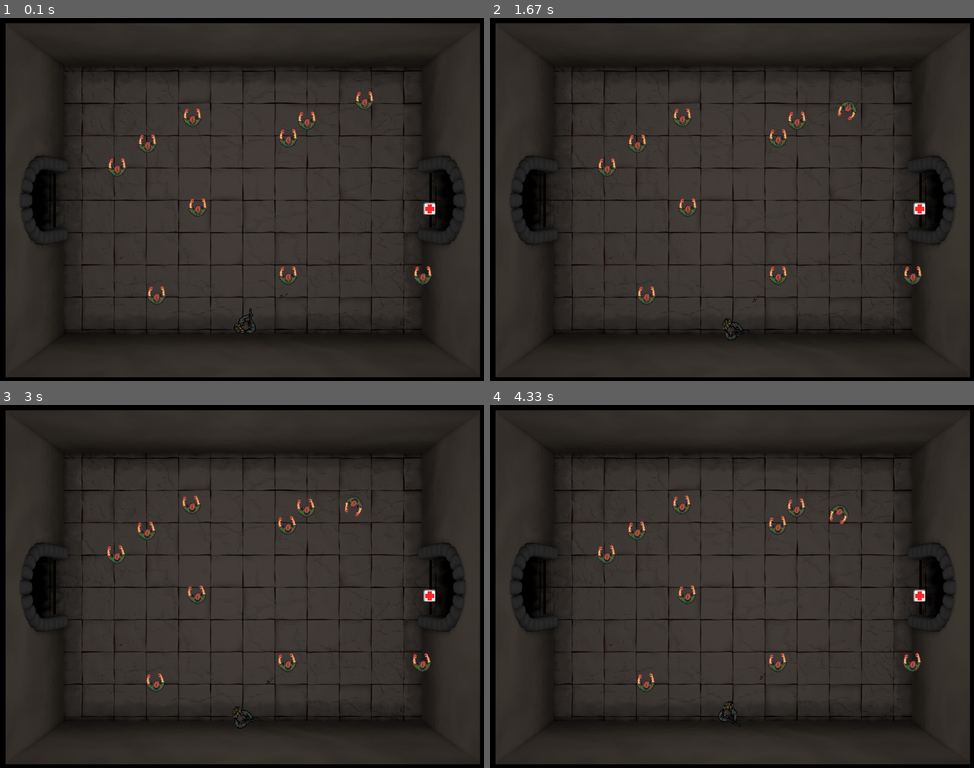
Above: before the commit, frames 1-4 (two rows, left to right).
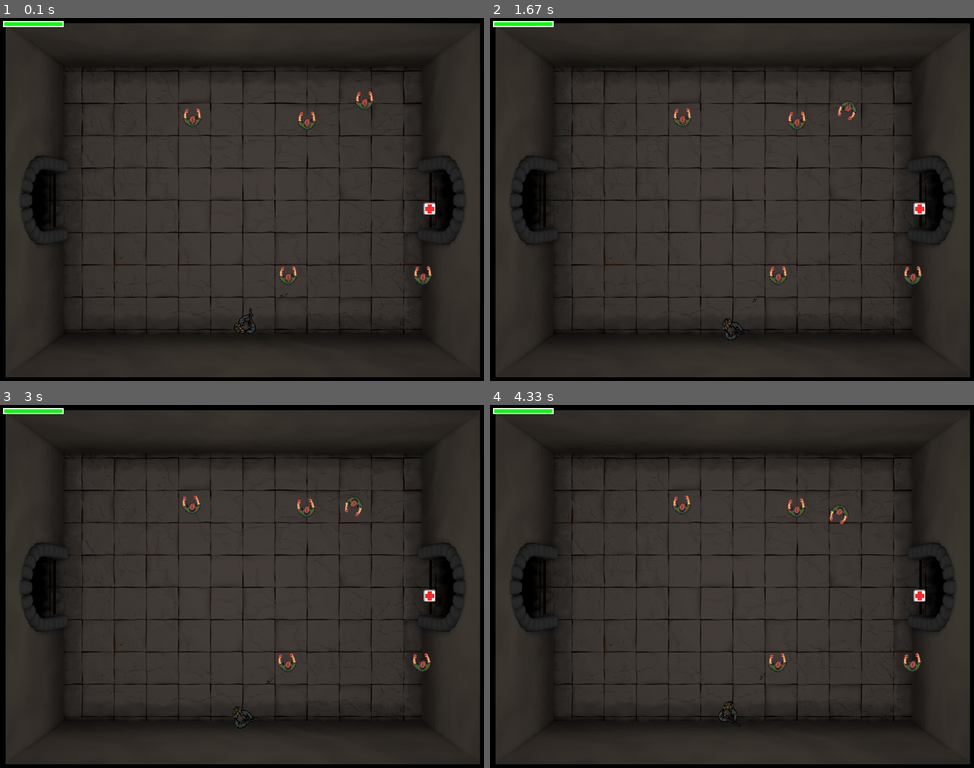
Above: after the commit, the same moments.

Repository: ArtMurMax/PhysTech_Game_project_DooM
Game: pygame game, started from DooM_main.py
Same seed, same stepped clock (60 frames per second), same inputs: the game is played once before the commit and once after it.
Inputs:
- Up to frame 1 (0.1 s): no input
- Up to frame 2 (1.67 s): hold Right 0.33-0.8 s; hold Right 0.83-1.3 s; hold D 0.83-1.3 s; hold Left from 1.33 s (still down); hold A from 1.33 s (still down)
- Up to frame 3 (3 s): release Left at 1.87 s; release A at 1.87 s; hold Left 1.9-2.3 s; hold A 1.9-2.3 s; hold Right 2.33-2.97 s; hold D 2.33-2.97 s
- Up to frame 4 (4.33 s): hold Left 3-3.47 s; hold A 3-3.47 s; hold Right 3.5-3.97 s; hold D 3.5-3.97 s; hold Right from 4 s (still down); hold D from 4 s (still down)

The runs differ from the first frame. In frame 1, 0.7% of the frame differs, in the area x 0-62%, y 0-80%; in frame 2, 0.7%; in frame 3, 0.7%; in frame 4, 0.7%.

Commit message:
Added hp.

Diff:
--- a/DooM_consts.py
+++ b/DooM_consts.py
@@ -18,9 +18,9 @@
 START = ('start', 5)
 PR_LOC = START
 LOCATIONS = {
-    ('start', 5): [-1, ('r1', 5), -1, ('r11', 12), 10],
-    ('r1', 5): [-1, ('r2', 10), -1, ('start', 5), 10],
-    ('r2', 10): [-1, -1, ('r3', 6), ('r1', 5), 10],
+    ('start', 5): [-1, ('r1', 5), -1, ('r11', 12), 5],
+    ('r1', 5): [-1, ('r2', 10), -1, ('start', 5), 4],
+    ('r2', 10): [-1, -1, ('r3', 6), ('r1', 5), 1],
     ('r3', 6): [('r2', 10), -1, ('r4', 6), -1, 2],
     ('r4', 6): [('r3', 6), -1, ('r5', 13), -1, 2],
     ('r5', 13): [('r4', 6), -1, -1, ('r6', 5), 2],
--- a/DooM_main.py
+++ b/DooM_main.py
@@ -41,6 +41,8 @@
     # Рендеринг
     screen.fill(BLACK)
     screen.blit(player.BACKGROUND, player.background_rect)
+    #draw_text(screen, str(score), 18, WIDTH / 2, 10)
+    draw_shield_bar(screen, 5, 5, player.hp)
     all_sprites.draw(screen)
     # После отрисовки всего, переворачиваем экран
     pygame.display.flip()
--- a/DooM_objects.py
+++ b/DooM_objects.py
@@ -5,6 +5,7 @@
 from time import time
 import random
 
+font_name = pygame.font.match_font('arial')
 game_folder = os.path.dirname(__file__)
 img_folder = os.path.join(game_folder, 'img')
 locations_folder = os.path.join(img_folder, 'room2')
@@ -23,15 +24,13 @@
 list_medkit_passive_act = []
 medkits = pygame.sprite.Group()
 
-global all_sprites, mobs, portals, BACKGROUND, background_rect
+global all_sprites, mobs, portals, BACKGROUND, background_rect, score
 
 all_sprites = pygame.sprite.Group()
 mobs = []
 portals = []
 PR_LOC = START
 
-def str(self, angle):
-    self.angle = angle
 
 def str_zombie(self):
     vision, angle = self.check_vision()
@@ -49,6 +48,24 @@
     else:
         self.velocity_rel.x = 0
 
+def draw_text(surf, text, size, x, y):
+    font = pygame.font.Font(font_name, size)
+    text_surface = font.render(text, True, WHITE)
+    text_rect = text_surface.get_rect()
+    text_rect.midtop = (x, y)
+    surf.blit(text_surface, text_rect)
+
+def draw_shield_bar(surf, x, y, pct):
+    if pct < 0:
+        pct = 0
+    BAR_LENGTH = 100
+    BAR_HEIGHT = 10
+    fill = (pct / 100) * BAR_LENGTH
+    outline_rect = pygame.Rect(x, y, BAR_LENGTH, BAR_HEIGHT)
+    fill_rect = pygame.Rect(x, y, fill, BAR_HEIGHT)
+    pygame.draw.rect(surf, GREEN, fill_rect)
+    pygame.draw.rect(surf, WHITE, outline_rect, 2)
+
 class Vector():
     def __init__(self, x, y):
         self.x = x
@@ -73,7 +90,7 @@
     frame_time - раз в сколько кадров обновлять
     cycic - цикличная ли анимация
     from_begin - начать анимацию заново'''
-    end = False;
+    end = False
 
     if from_begin:
         obj.img_number = 0
@@ -84,7 +101,7 @@
             if cyclic:
                 obj.img_number = 0
             else:
-                end = True;
+                end = True
         if obj.img_number < len(imgs):
             obj.original_image = imgs[obj.img_number]
 
@@ -121,8 +138,7 @@
         self.angle = angle
         self.image = pygame.transform.rotate(self.image, int((-self.angle - math.pi/2) * 180 / math.pi))
         self.rect = self.image.get_rect()
-        self.rect.centery = point.y
-        self.rect.centerx = point.x
+        self.rect.centery, self.rect.centerx = point.y, point.x
         self.speed = 10
         self.velocity = Vector(self.speed * math.cos(angle), self.speed * math.sin(angle))
         self.damage = damage
@@ -191,6 +207,7 @@
             self.hp -= hit.damage
         if self.hp <= 0:
             self.kill()
+            LOCATIONS[PR_LOC][-1] -= 1
 
     def move(self):
         self.angle += self.w
